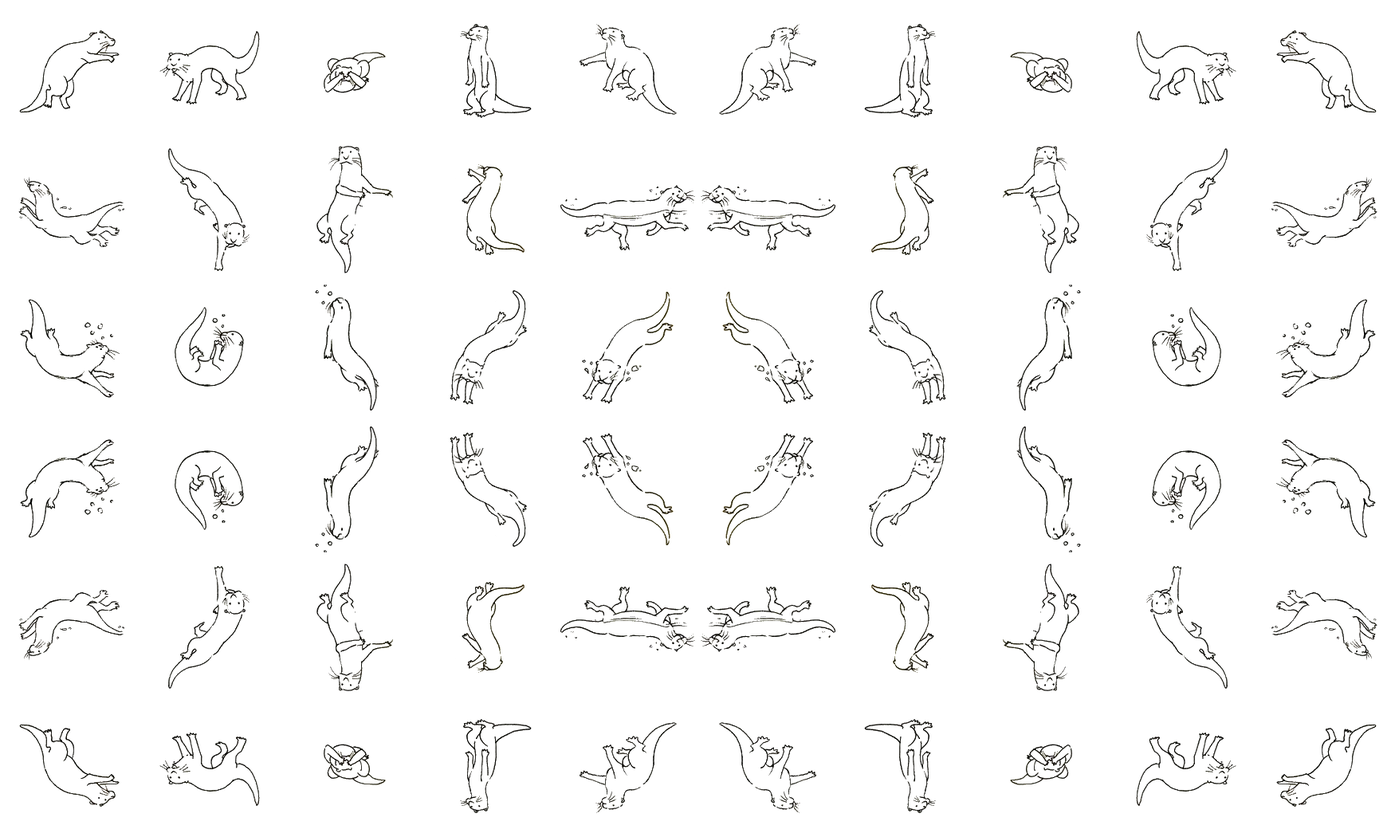
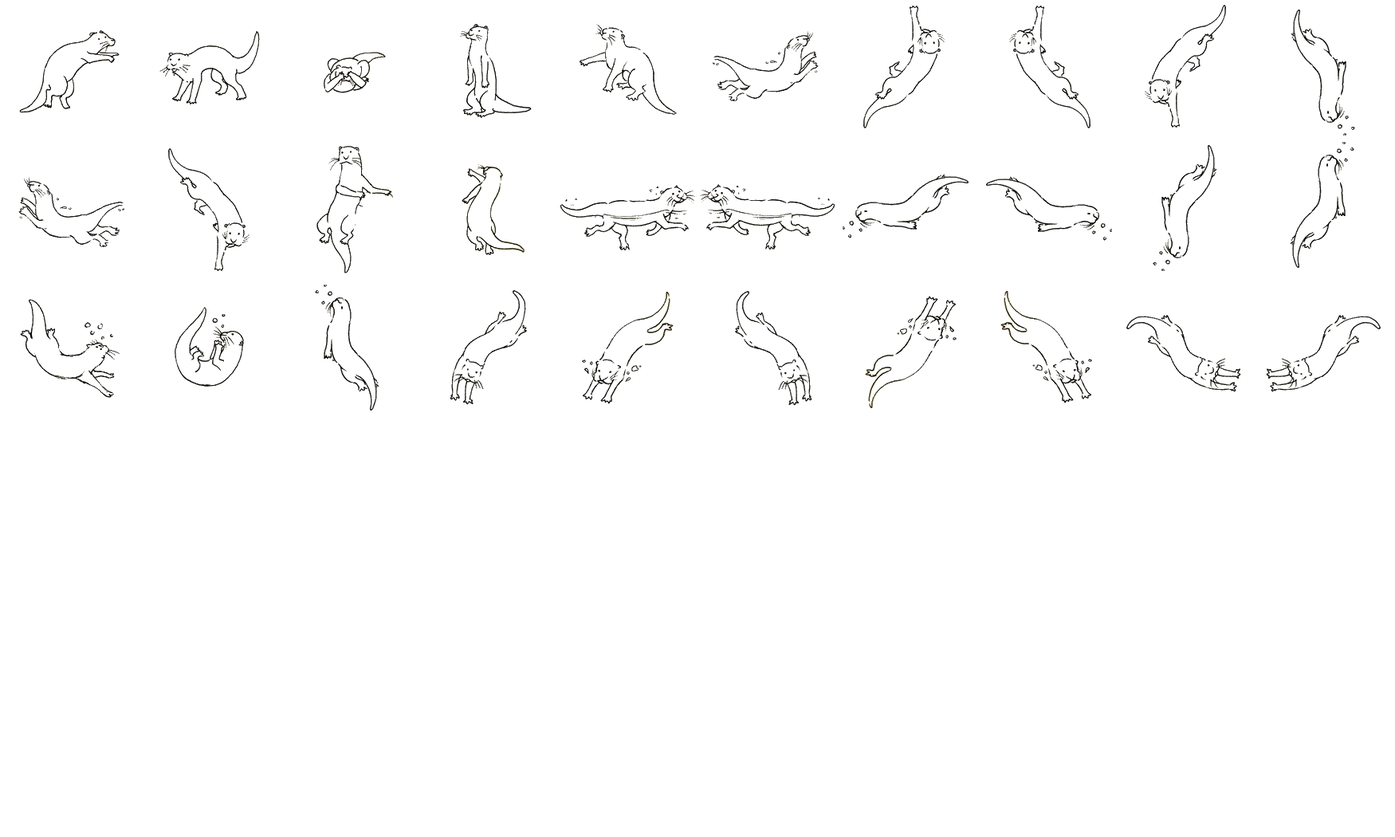
Revision of a layered 1395×837 image; what changed, layer by layer:
painted on "Layer 17" over [left=700, top=23, right=1378, bottom=411]
added layer "Layer 20" above "Layer 19" over [left=1144, top=4, right=1227, bottom=128]
painted on "Layer 19" over [left=18, top=5, right=1091, bottom=814]
moved "Layer 18" above "Layer 21", painted on it over [left=700, top=5, right=1378, bottom=814]
added layer "Layer 21" above "Layer 23" over [left=699, top=184, right=835, bottom=250]
added layer "Layer 23" above "Layer 22" over [left=986, top=176, right=1113, bottom=241]
added layer "Layer 22" above "Layer 25" over [left=842, top=173, right=969, bottom=239]
added layer "Layer 25" above "Layer 26" over [left=1289, top=141, right=1355, bottom=268]
added layer "Layer 26" above "Layer 24" over [left=1290, top=9, right=1356, bottom=136]
added layer "Layer 24" above "Layer 27" over [left=1152, top=145, right=1218, bottom=272]
added layer "Layer 27" above "Layer 28" over [left=734, top=290, right=813, bottom=406]
added layer "Layer 28" above "Layer 29" over [left=864, top=295, right=957, bottom=413]
added layer "Layer 29" above "Layer 31" over [left=1000, top=286, right=1093, bottom=404]
added layer "Layer 31" above "Layer 30" over [left=1265, top=314, right=1381, bottom=393]
added layer "Layer 30" above "Layer 16" over [left=1126, top=314, right=1242, bottom=393]
